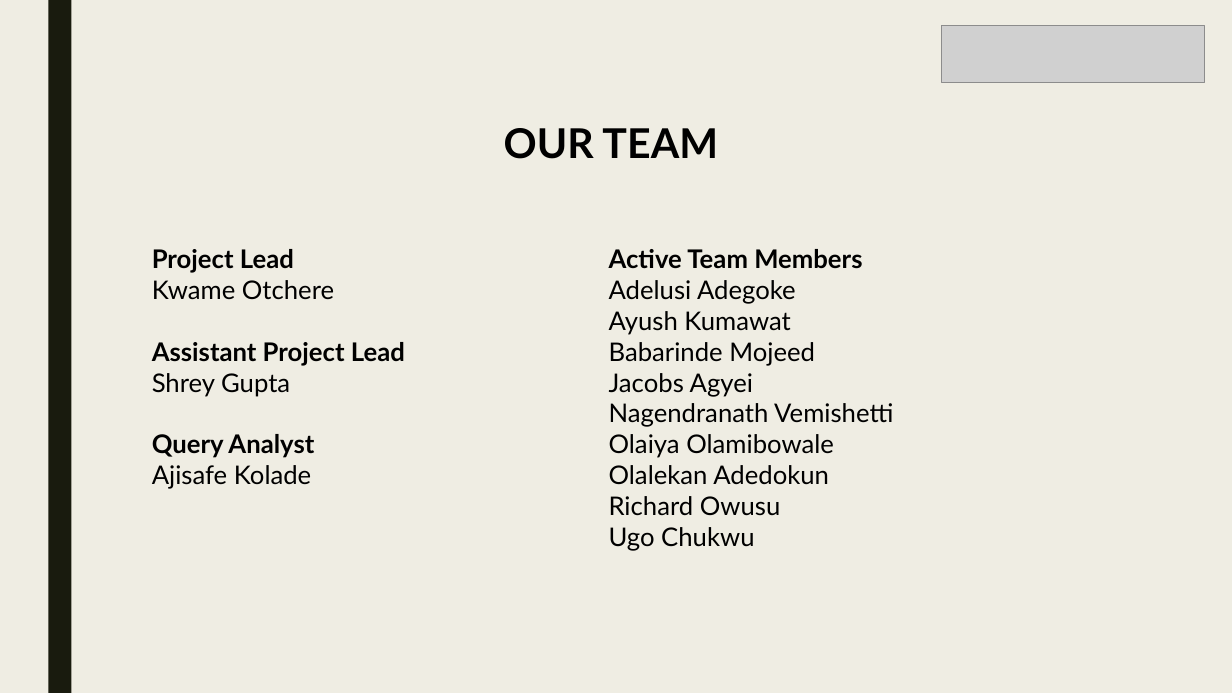
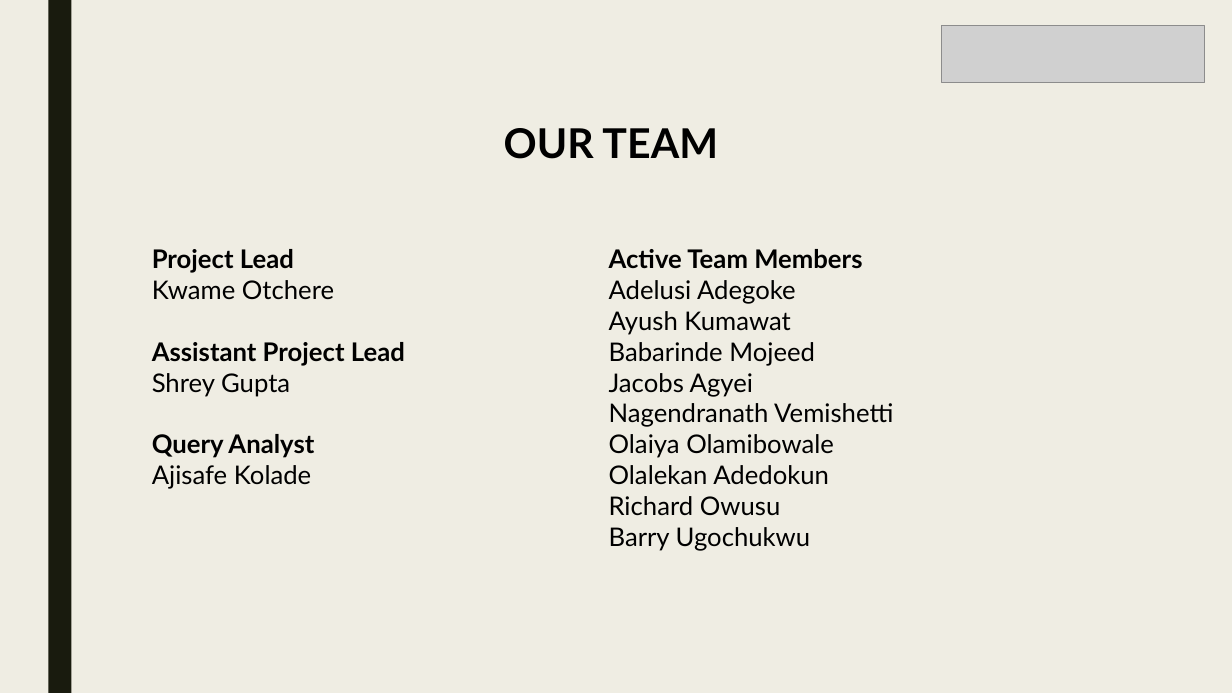
Before and after one commit to KOdoi-OJ/Hamoye-Data-Science-Internship, a slide deck: slide 2 of Team Scrapy - Premiere Project - Adult Income Prediction/HDSC Fall'22 Team Scrapy - Project Presentation.pptx. Drawn at 1232x693 pixels with LibreOffice and Linux fonts; fonts in the diff are those of the drawing; grey boxes stand for pictures. Boxes give left, top, right and bottom in pixels: in the first picture for what was removed or moved away, otherwise in the second. Text is boxed around its words. In the diff, an @@ line names an element or a change of style, - is before the commit and + after.

```diff
--- a/Team Scrapy - Premiere Project - Adult Income Prediction/HDSC Fall'22 Team Scrapy - Project Presentation.pptx
+++ b/Team Scrapy - Premiere Project - Adult Income Prediction/HDSC Fall'22 Team Scrapy - Project Presentation.pptx
@@ text at bbox=[609, 527, 811, 551]: text changed @@
-Ugo Chukwu
+Barry Ugochukwu
```
Also in this commit, not shown: 5 other files.
